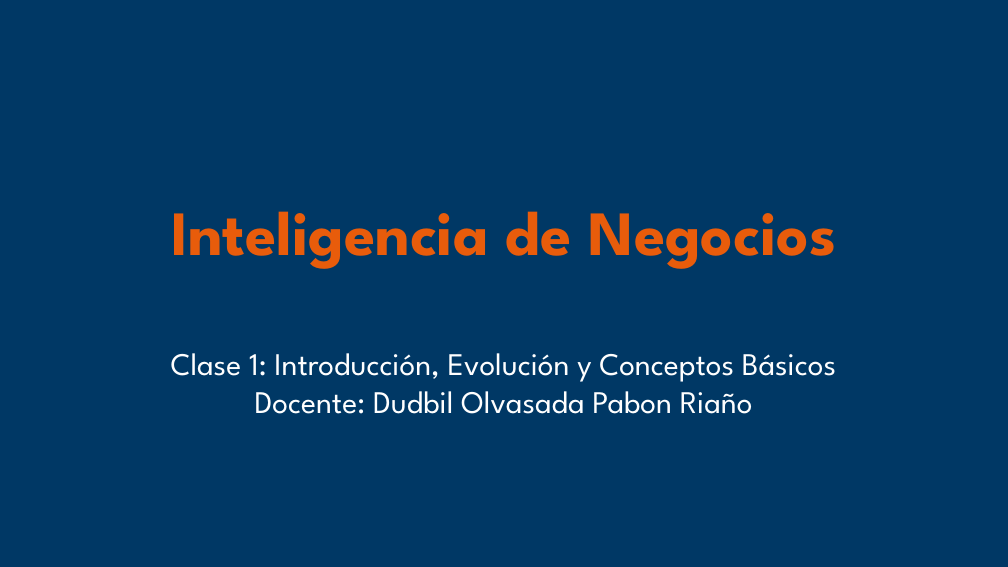
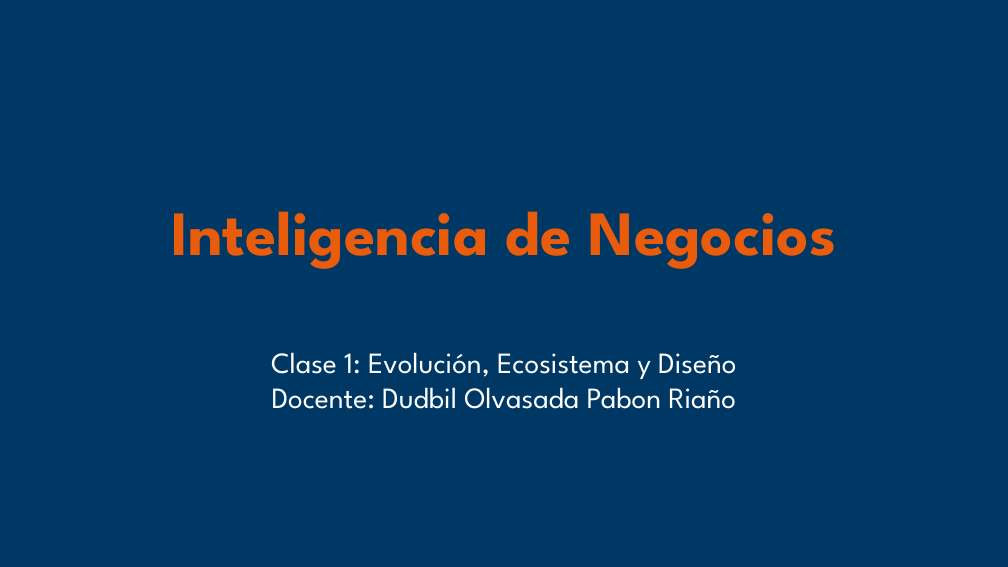
Before and after one commit to dudbilopr/Inteligencia-de-negocios, a slide deck: slide 1 of Semanas/Semana_1/diapositivas_semana_1.pptx. Drawn at 1008x567 pixels with LibreOffice and Linux fonts; fonts in the diff are those of the drawing. Boxes give left, top, right and bottom in pixels: in the first picture for what was removed or moved away, otherwise in the second. Text is boxed around its words. In the diff, an @@ line names an element or a change of style, - is before the commit and + after.

```diff
--- a/Semanas/Semana_1/diapositivas_semana_1.pptx
+++ b/Semanas/Semana_1/diapositivas_semana_1.pptx
@@ text at bbox=[271, 352, 736, 379]: text changed; size 30 to 28 pt @@
-Clase 1: Introducción, Evolución y Conceptos Básicos
+Clase 1: Evolución, Ecosistema y Diseño
@@ text at bbox=[272, 387, 736, 409]: size 30 to 28 pt in "Docente: Dudbil Olvasada Pabon Riaño" @@
```
Also in this commit, not shown: 2 other slides changed, 5 slides added, 8 slides removed, 2 other files.
